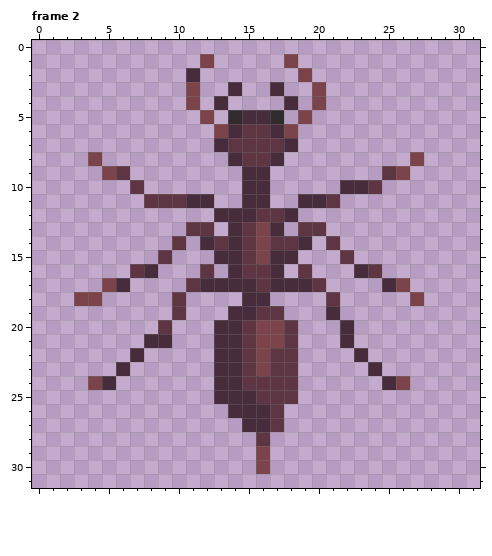
Pixel-art file, stored at assets/sprites/Ants/Ant walk cycle.aseprite. The first picture shows the starting point.
32x32 pixels, 2 frames. Shown: frame 2.
After the commit:
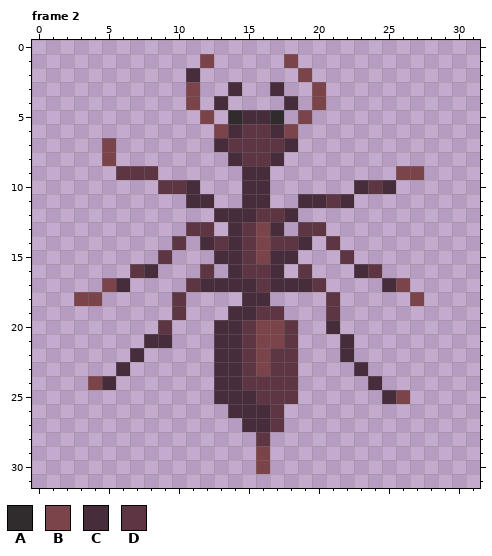
Palette (. is transparent): A #302c2e  B #7a444a  C #472d3c  D #5e3643
The exact change:
Frame 2:
y 7: x 5 . -> B
y 8: x 4..5 B. -> .B; x 27 B -> .
y 9: x 5 B -> .; x 7..8 .. -> DD; x 25 D -> .; x 27 . -> B
y 10: x 7 D -> .; x 9..11 ... -> DDC; x 22 C -> .; x 25 . -> C
y 11: x 8..10 DDD -> ...; x 22 . -> C
y 19: x 21 C -> D
y 20: x 21..22 .C -> C.
y 22: x 22..23 .C -> C.
y 23: x 23..24 .C -> C.
y 24: x 24..26 .CB -> C..
y 25: x 25..26 .. -> CB
Where, in picture pixels (left, top, right, bottom), the same in both pictures:
changed: (88, 138, 200, 208)
changed: (340, 152, 424, 208)
changed: (326, 306, 410, 404)
